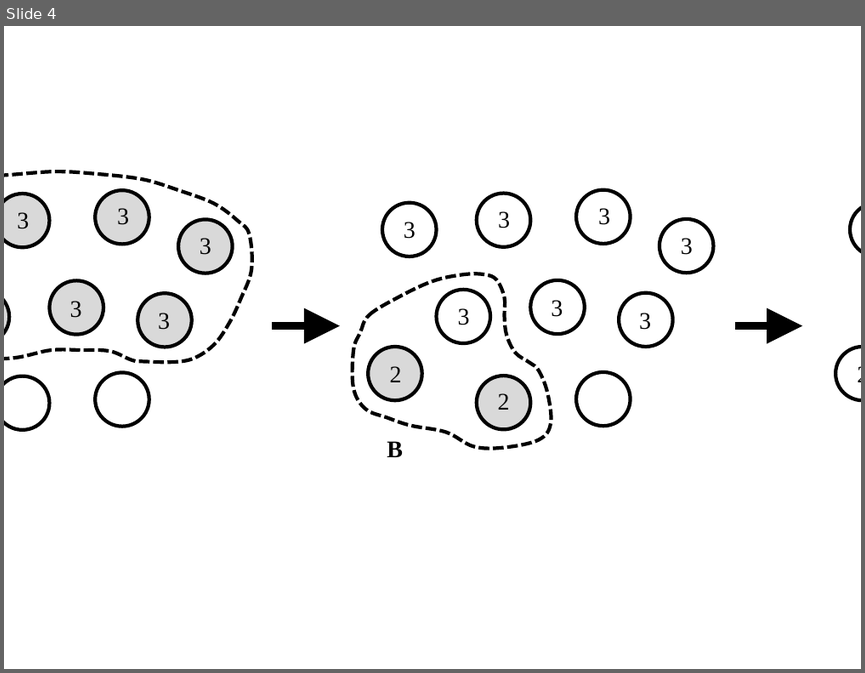
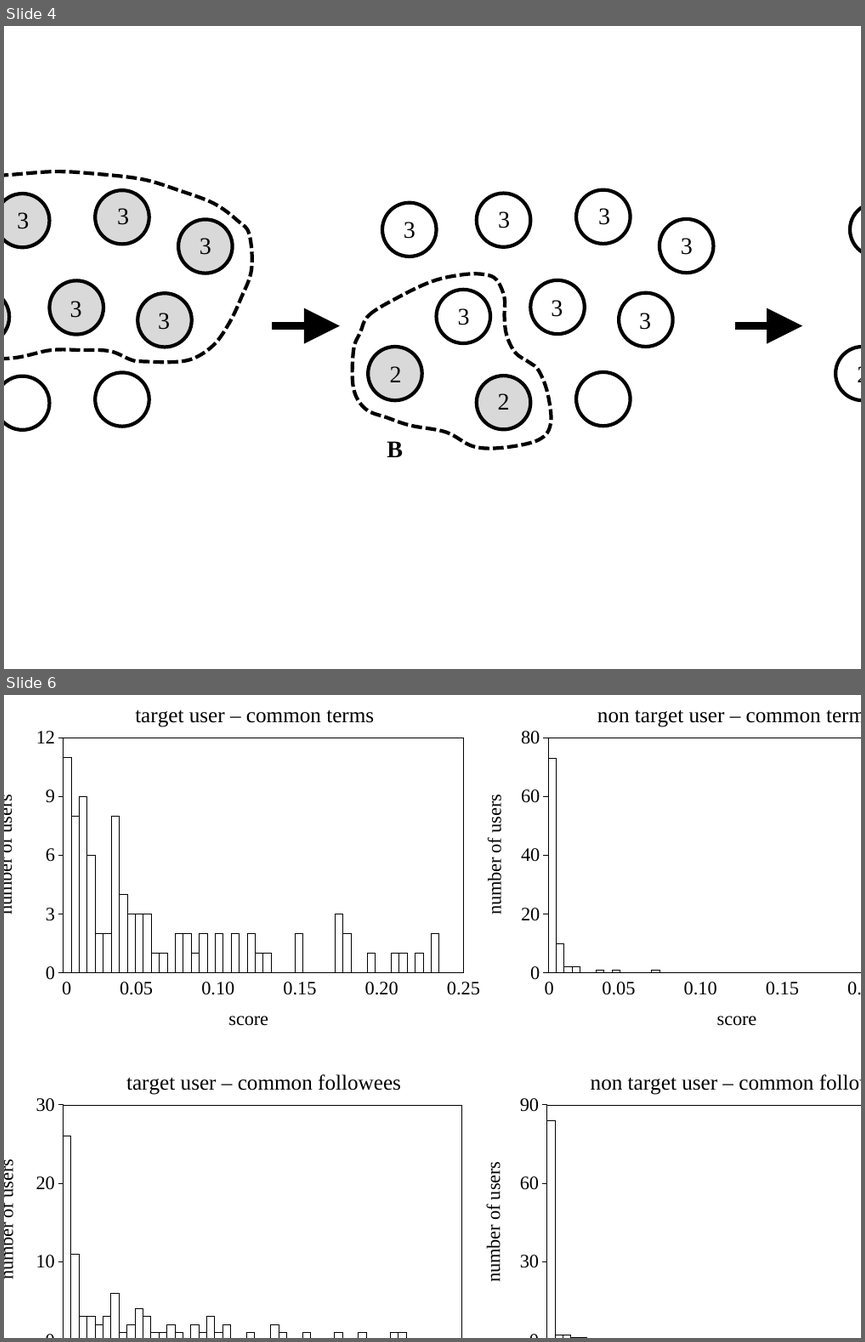
Before and after one commit to pika-shi/master_thesis, a slide deck: figure.pptx. Shown one above the other, each under a label of ours: slide 4 before the commit, slides 4 and 6 after it; the slides between them are not shown. The pictures are 865x673 and 865x1342 pixels, drawn with LibreOffice and Linux fonts; fonts in the diff are those of the drawing. Boxes give left, top, right and bottom in pixels: in the first picture for what was removed or moved away, otherwise in the second. Text is boxed around its words. In the diff, an @@ line names an element or a change of style, - is before the commit and + after.

```diff
--- a/figure.pptx
+++ b/figure.pptx
@@ slide 6 added at (x1=4, y1=695, x2=861, y2=1338), background #FFFFFF @@
@@ column chart added at (x1=4, y1=699, x2=477, y2=1037) @@
+title "target user – common terms"
+categories: 1, 2, 3, 4, 5, 6, 7, 8, 9, 10, 11, 12, 13, 14, 15, 16, 17, 18, 19, 20, 21, 22, 23, 24, 25, 26, 27, 28, 29, 30, 31, 32, 33, 34, 35, 36, 37, 38, 39, 40, 41, 42, 43, 44, 45, 46, 47, 48, 49, 50
+Series 1: 11, 8, 9, 6, 2, 2, 8, 4, 3, 3, 3, 1, 1, 0, 2, 2, 1, 2, 0, 2, 0, 2, 0, 2, 1, 1, 0, 0, 0, 2, 0, 0, 0, 0, 3, 2, 0, 0, 1, 0, 0, 1, 1, 0, 1, 0, 2, 0, 0, 0
@@ column chart added at (x1=479, y1=699, x2=861, y2=1037) @@
+title "non target user – common terms"
+categories: 1, 2, 3, 4, 5, 6, 7, 8, 9, 10, 11, 12, 13, 14, 15, 16, 17, 18, 19, 20, 21, 22, 23, 24, 25, 26, 27, 28, 29, 30, 31, 32, 33, 34, 35, 36, 37, 38, 39, 40, 41, 42, 43, 44, 45, 46, 47, 48, 49, 50
+Series 1: 73, 10, 2, 2, 0, 0, 1, 0, 1, 0, 0, 0, 0, 1, 0, 0, 0, 0, 0, 0, 0, 0, 0, 0, 0, 0, 0, 0, 0, 0, 0, 0, 0, 0, 0, 0, 0, 0, 0, 0, 0, 0, 0, 0, 0, 0, 0, 0, 0, 0
@@ text added at (x1=46, y1=966, x2=55, y2=980), 16 pt, text #000000 @@
+0
@@ text added at (x1=530, y1=966, x2=540, y2=980), 16 pt, text #000000 @@
+0
@@ text added at (x1=120, y1=981, x2=153, y2=995), 16 pt, text #000000 @@
+0.05
@@ text added at (x1=201, y1=981, x2=234, y2=995), 16 pt, text #000000 @@
+0.10
@@ text added at (x1=283, y1=981, x2=316, y2=995), 16 pt, text #000000 @@
+0.15
@@ text added at (x1=365, y1=981, x2=398, y2=995), 16 pt, text #000000 @@
+0.20
@@ text added at (x1=447, y1=981, x2=480, y2=995), 16 pt, text #000000 @@
+0.25
@@ text added at (x1=602, y1=981, x2=635, y2=995), 16 pt, text #000000 @@
+0.05
@@ text added at (x1=684, y1=981, x2=717, y2=995), 16 pt, text #000000 @@
+0.10
@@ text added at (x1=766, y1=981, x2=799, y2=995), 16 pt, text #000000 @@
+0.15
@@ text added at (x1=847, y1=981, x2=861, y2=995), 16 pt, text #000000 @@
+0.20
@@ column chart added at (x1=4, y1=1066, x2=476, y2=1338) @@
+title "target user – common followees"
+categories: 1, 2, 3, 4, 5, 6, 7, 8, 9, 10, 11, 12, 13, 14, 15, 16, 17, 18, 19, 20, 21, 22, 23, 24, 25, 26, 27, 28, 29, 30, 31, 32, 33, 34, 35, 36, 37, 38, 39, 40, 41, 42, 43, 44, 45, 46, 47, 48, 49, 50
+Series 1: 26, 11, 3, 3, 2, 3, 6, 1, 2, 4, 3, 1, 1, 2, 1, 0, 2, 1, 3, 1, 2, 0, 0, 1, 0, 0, 2, 1, 0, 0, 1, 0, 0, 0, 1, 0, 0, 1, 0, 0, 0, 1, 1, 0, 0, 0, 0, 0, 0, 0
@@ column chart added at (x1=478, y1=1066, x2=861, y2=1338) @@
+title "non target user – common followees"
+categories: 1, 2, 3, 4, 5, 6, 7, 8, 9, 10, 11, 12, 13, 14, 15, 16, 17, 18, 19, 20, 21, 22, 23, 24, 25, 26, 27, 28, 29, 30, 31, 32, 33, 34, 35, 36, 37, 38, 39, 40, 41, 42, 43, 44, 45, 46, 47, 48, 49, 50
+Series 1: 84, 2, 2, 1, 1, 0, 0, 0, 0, 0, 0, 0, 0, 0, 0, 0, 0, 0, 0, 0, 0, 0, 0, 0, 0, 0, 0, 0, 0, 0, 0, 0, 0, 0, 0, 0, 0, 0, 0, 0, 0, 0, 0, 0, 0, 0, 0, 0, 0, 0
```
Also in this commit, not shown: 6 slides changed, 3 other slides added, 9 other files.
